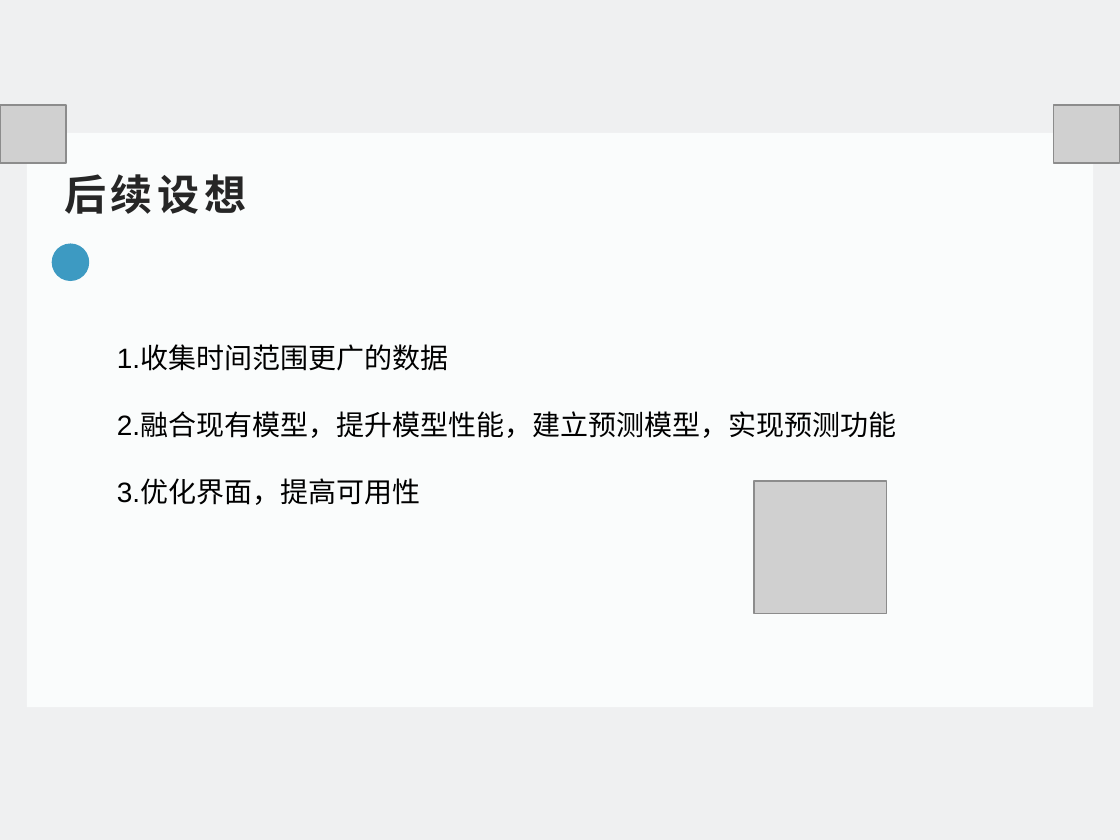
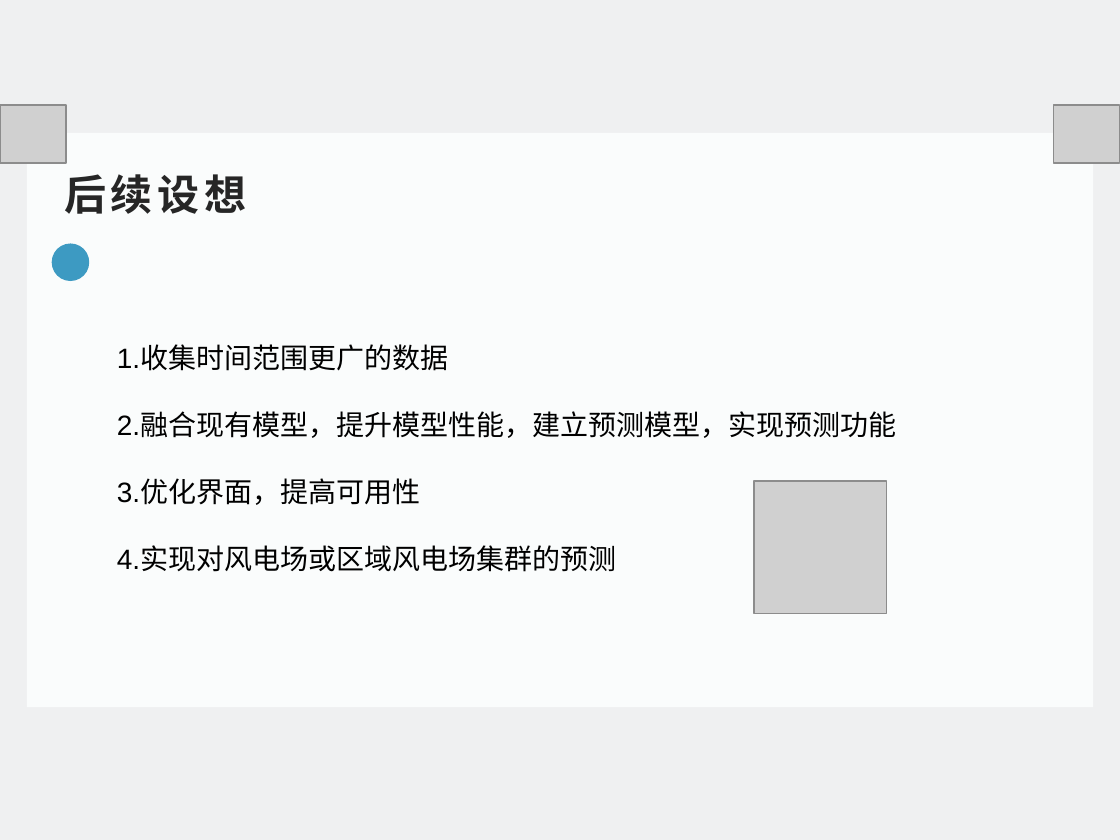
Before and after one commit to FlyBehindRussQ/Presentation, a slide deck: slide 20 of 结题.pptx (slide 17 before the commit). Drawn at 1120x840 pixels with LibreOffice and Linux fonts; fonts in the diff are those of the drawing; grey boxes stand for pictures. Boxes give left, top, right and bottom in pixels: in the first picture for what was removed or moved away, otherwise in the second. Text is boxed around its words. In the diff, an @@ line names an element or a change of style, - is before the commit and + after.

```diff
--- a/结题.pptx
+++ b/结题.pptx
@@ text at box(117, 548, 616, 572): paragraph added @@
+4.实现对风电场或区域风电场集群的预测
```
Also in this commit, not shown: 1 other slide changed, 3 slides added.
